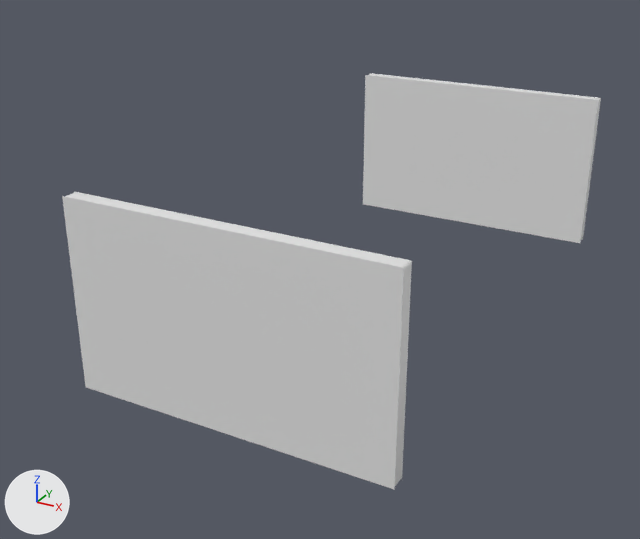
The Blender file Assets/BlenderFiles/Table.blend, before and after one commit.
Both versions are drawn from a 50 mm camera at (1.39, -2.89, 1.64) aimed at (-0.1, -0.17, 0.28). The lights are fixed; the arrows at lower left show +X, +Y and +Z. The first picture is the older version.

Before the edit, the objects in view are built like this:
```python
ob_legs = bpy.data.objects.new('Legs', me_nurbspath)
ob_legs.location = (0.0, 0.0, 0.615)
ob_table = bpy.data.objects.new('Table', me_cube_008)
ob_table.location = (0.0, 0.0, 0.904)
ob_table_frame = bpy.data.objects.new('Table.Frame', me_cube_003)
ob_table_frame.location = (0.0, 0.0, 0.904)
ob_woodcover = bpy.data.objects.new('WoodCover', me_cube_004)
ob_woodcover.location = (0.605, 0.111, 0.478)
ob_woodcover1_frame = bpy.data.objects.new('WoodCover1.Frame', me_cube_002)
ob_woodcover1_frame.location = (0.0, 1.029, 0.478)
ob_woodcover_frame = bpy.data.objects.new('WoodCover.Frame', me_cube_001)
ob_woodcover_frame.location = (0.605, 0.111, 0.478)
# also in view: 'WoodCover1' at (0.06, 0.0, 0.44)
```
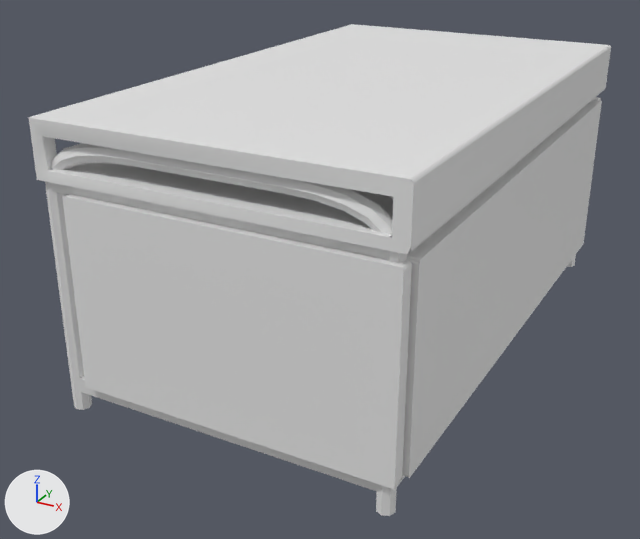
Where the newer file only moved an object's origin or applied its transform, the numbers keep the older frame.

Patch to the scene script:
```diff
--- a/Assets/BlenderFiles/Table.blend.py
+++ b/Assets/BlenderFiles/Table.blend.py
@@ ob_table @@
 _m = ob_table.modifiers.new('Bevel', 'BEVEL')
 _m.segments = 2
-ob_table.hide_set(True)
@@ ob_legs @@
 ob_legs.location = (0.0, 0.0, 0.615)
-ob_legs.hide_set(True)
@@ ob_woodcover_frame @@
 _m = ob_woodcover_frame.modifiers.new('Bevel', 'BEVEL')
 _m.segments = 2
-ob_woodcover_frame.hide_set(True)
@@ ob_table_frame @@
 _m = ob_table_frame.modifiers.new('Bevel', 'BEVEL')
 _m.segments = 2
-ob_table_frame.hide_set(True)
@@ ob_woodcover @@
 _m = ob_woodcover.modifiers.new('Bevel', 'BEVEL')
 _m.segments = 2
-ob_woodcover.hide_set(True)
```

Changed parts and their boxes (x1, y1, x2, y2) in the pictures (640 x 539 px):
'Table', shown
    after: (28, 24, 611, 254)
'WoodCover', shown
    after: (409, 101, 602, 478)
'Legs', shown
    after: (45, 98, 595, 516)
'Table.Frame', shown
    after: (29, 118, 414, 254)
'WoodCover.Frame', shown
    after: (402, 100, 601, 477)
